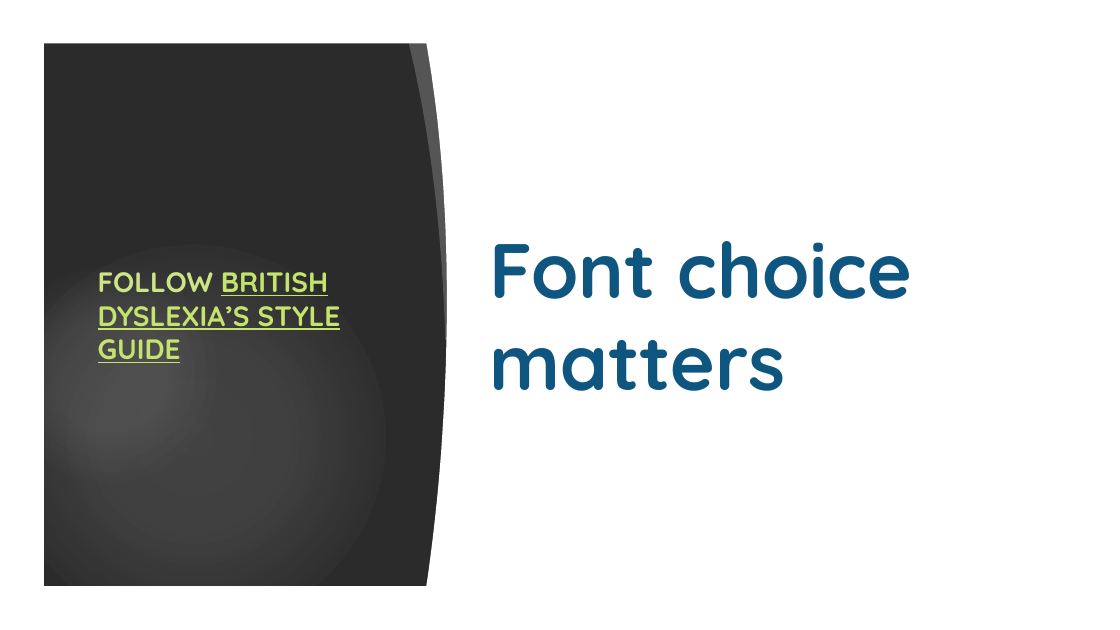
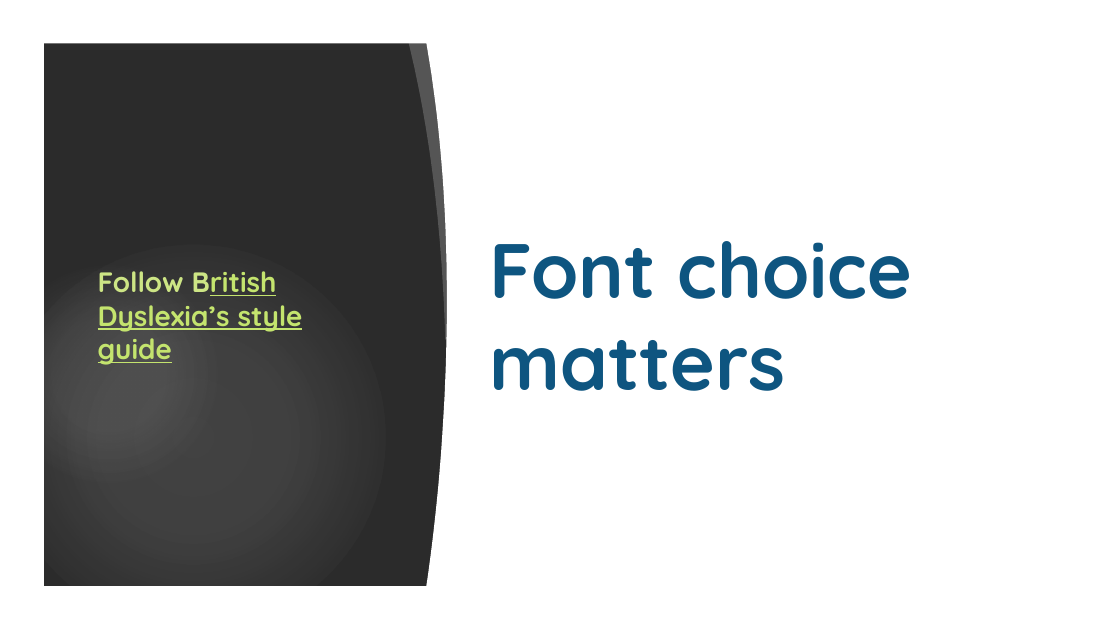
Before and after one commit to owenniblock/owenniblock, a slide deck: slide 17 of talks/id24 - ND Web Design.pptx. Drawn at 1120x630 pixels with LibreOffice and Linux fonts; fonts in the diff are those of the drawing; background and template pictures are left out; a plain dark background stands for a picture behind light text. Boxes give left, top, right and bottom in pixels: in the first picture for what was removed or moved away, otherwise in the second. Text is boxed around its words. In the diff, an @@ line names an element or a change of style, - is before the commit and + after.

```diff
--- a/talks/id24 - ND Web Design.pptx
+++ b/talks/id24 - ND Web Design.pptx
@@ subtitle at box(98, 271, 303, 365): text changed @@
-FOLLOW BRITISH DYSLEXIA’S STYLE GUIDE
+Follow British Dyslexia’s style guide
```
Also in this commit, not shown: 21 other slides changed.
